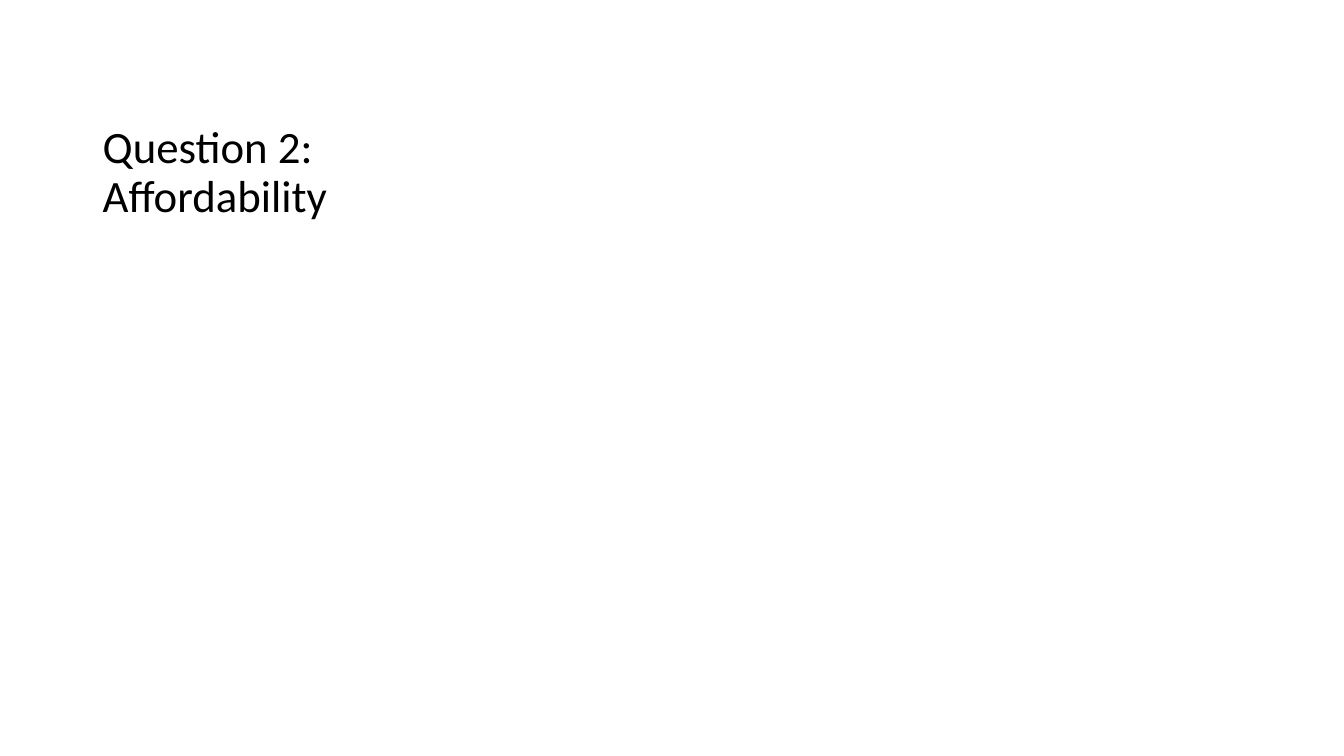
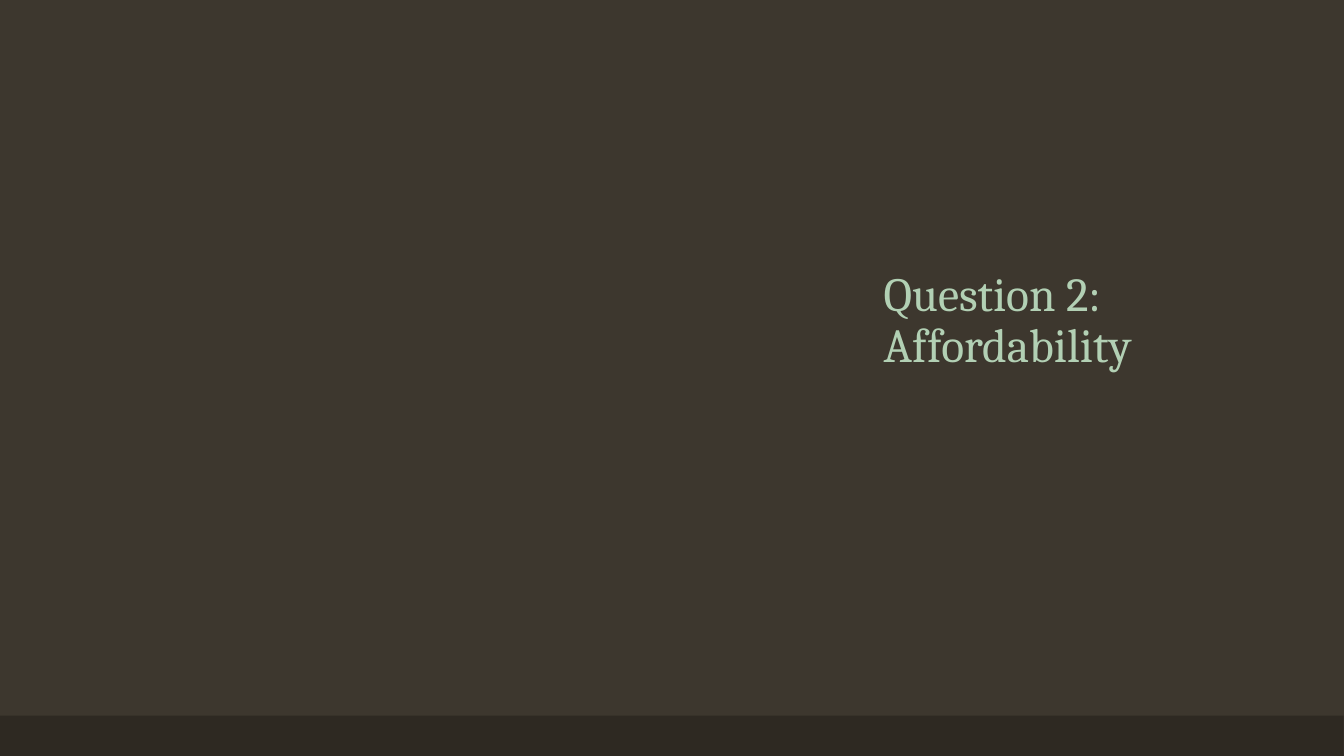
Before and after one commit to elizabethjaye/Project1-Repository, a slide deck: slide 4 of Housing in Orange County, FL.pptx. Drawn at 1344x756 pixels with LibreOffice and Linux fonts; fonts in the diff are those of the drawing. Boxes give left, top, right and bottom in pixels: in the first picture for what was removed or moved away, otherwise in the second. Text is boxed around its words. In the diff, an @@ line names an element or a change of style, - is before the commit and + after.

Commit message:
Updating for age buckets, new format for ppt

```diff
--- a/Housing in Orange County, FL.pptx
+++ b/Housing in Orange County, FL.pptx
@@ background #FFFFFF to #3D372E @@
@@ title "Question 2: Affordability" moved from (x1=103, y1=132, x2=327, y2=220) to (x1=884, y1=279, x2=1132, y2=373) @@
@@ title "Question 2: Affordability" at (x1=884, y1=279, x2=1132, y2=373): size 32 to 34 pt, font Calibri to Cambria, text colour #000000 to #B2D0B4 @@
@@ rectangle added at (x1=0, y1=716, x2=1344, y2=756), fill #2E2923 @@
```
Also in this commit, not shown: 8 other slides changed, 1 other file.
